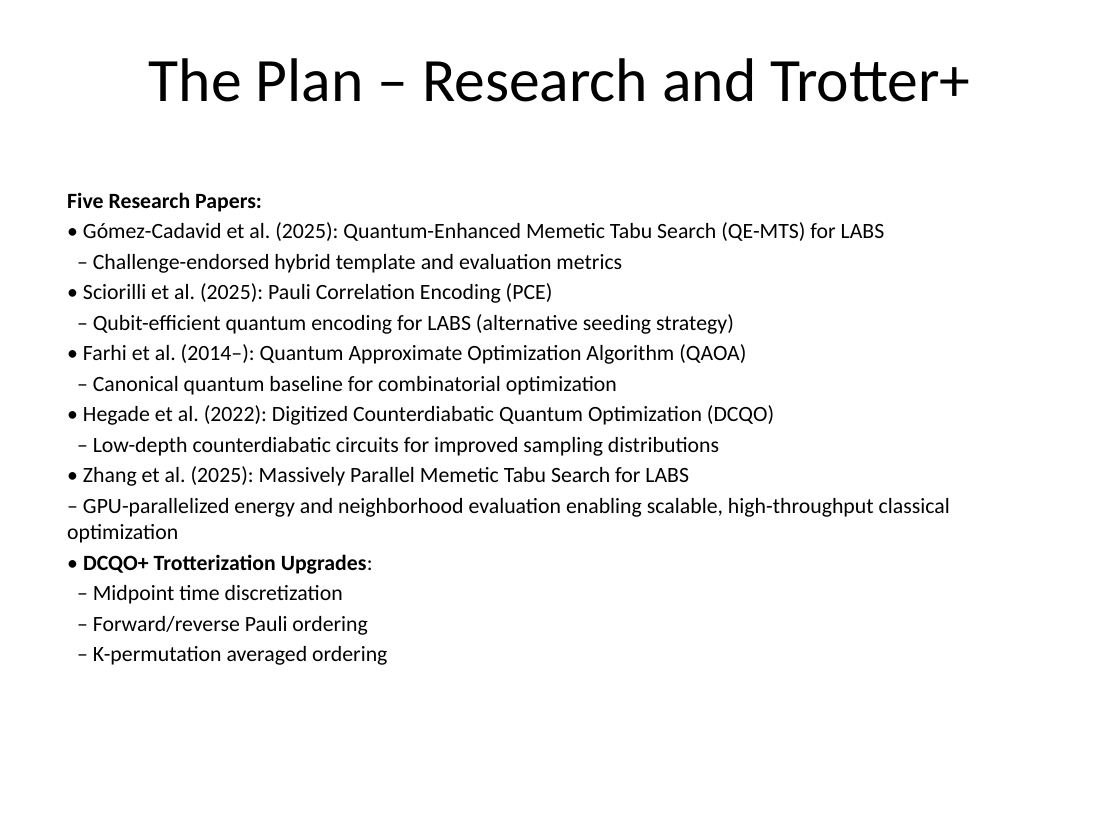
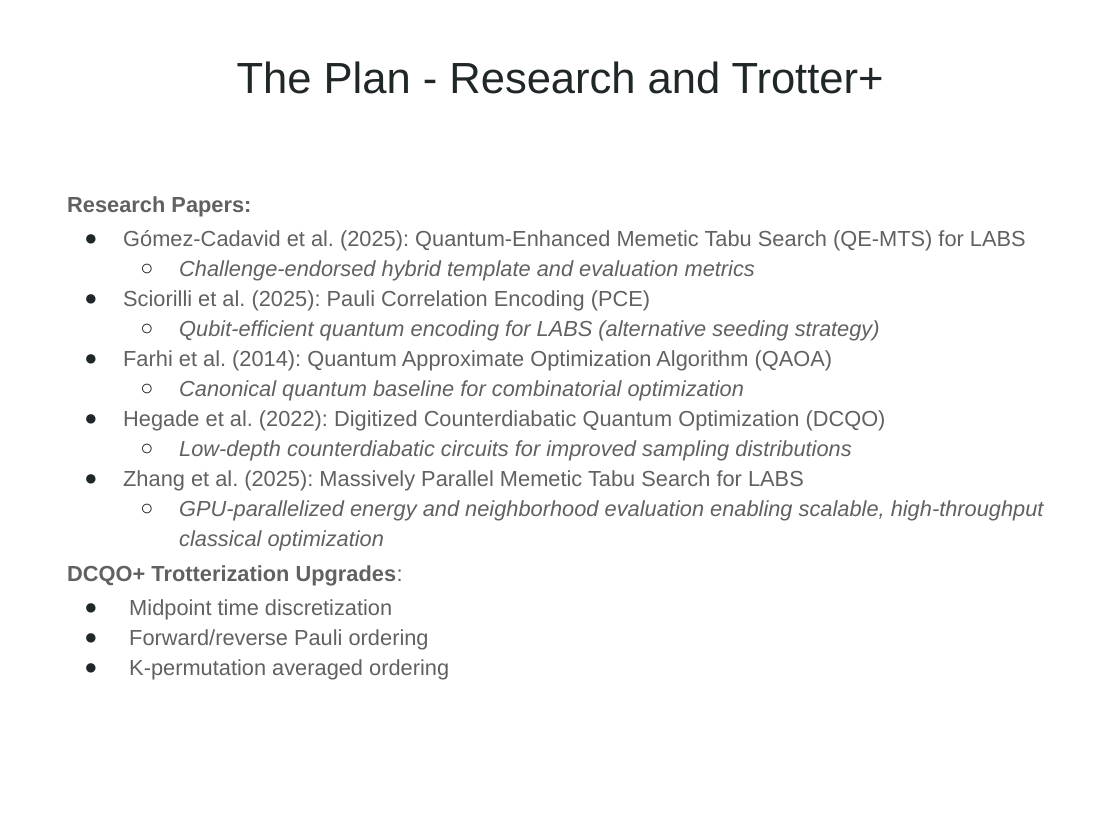
Before and after one commit to benanstrom/2026-NVIDIA, a slide deck: slide 3 of Presentation/FULL_PREZ.pptx. Drawn at 1120x840 pixels with LibreOffice and Linux fonts; fonts in the diff are those of the drawing. Boxes give left, top, right and bottom in pixels: in the first picture for what was removed or moved away, otherwise in the second. Text is boxed around its words. In the diff, an @@ line names an element or a change of style, - is before the commit and + after.

```diff
--- a/Presentation/FULL_PREZ.pptx
+++ b/Presentation/FULL_PREZ.pptx
@@ title at (237, 61, 884, 94): text changed; size 39.6 to 28 pt; font Calibri to Arial; text colour #000000 to #202729 @@
-The Plan – Research and Trotter+
+The Plan - Research and Trotter+
@@ text at (67, 196, 1044, 680): text changed; font Calibri to Arial; text colour #000000 to #616161 @@
-Five Research Papers:
-• Gómez-Cadavid et al. (2025): Quantum-Enhanced Memetic Tabu Search (QE-MTS) for LABS
-– Challenge-endorsed hybrid template and evaluation metrics
-• Sciorilli et al. (2025): Pauli Correlation Encoding (PCE)
-– Qubit-efficient quantum encoding for LABS (alternative seeding strategy)
-• Farhi et al. (2014–): Quantum Approximate Optimization Algorithm (QAOA)
-– Canonical quantum baseline for combinatorial optimization
-• Hegade et al. (2022): Digitized Counterdiabatic Quantum Optimization (DCQO)
-– Low-depth counterdiabatic circuits for improved sampling distributions
-• Zhang et al. (2025): Massively Parallel Memetic Tabu Search for LABS
-– GPU-parallelized energy and neighborhood evaluation enabling scalable, high-throughput classical optimization
-• DCQO+ Trotterization Upgrades:
-– Midpoint time discretization
-– Forward/reverse Pauli ordering
-– K-permutation averaged ordering
+Research Papers:
+● Gómez-Cadavid et al. (2025): Quantum-Enhanced Memetic Tabu Search (QE-MTS) for LABS
+  ○ Challenge-endorsed hybrid template and evaluation metrics
+● Sciorilli et al. (2025): Pauli Correlation Encoding (PCE)
+  ○ Qubit-efficient quantum encoding for LABS (alternative seeding strategy)
+● Farhi et al. (2014): Quantum Approximate Optimization Algorithm (QAOA)
+  ○ Canonical quantum baseline for combinatorial optimization
+● Hegade et al. (2022): Digitized Counterdiabatic Quantum Optimization (DCQO)
+  ○ Low-depth counterdiabatic circuits for improved sampling distributions
+● Zhang et al. (2025): Massively Parallel Memetic Tabu Search for LABS
+  ○ GPU-parallelized energy and neighborhood evaluation enabling scalable, high-throughput classical optimization
+DCQO+ Trotterization Upgrades:
+● Midpoint time discretization
+● Forward/reverse Pauli ordering
+● K-permutation averaged ordering
```
Also in this commit, not shown: 10 other slides changed, 5 slides added, 1 slide removed.
